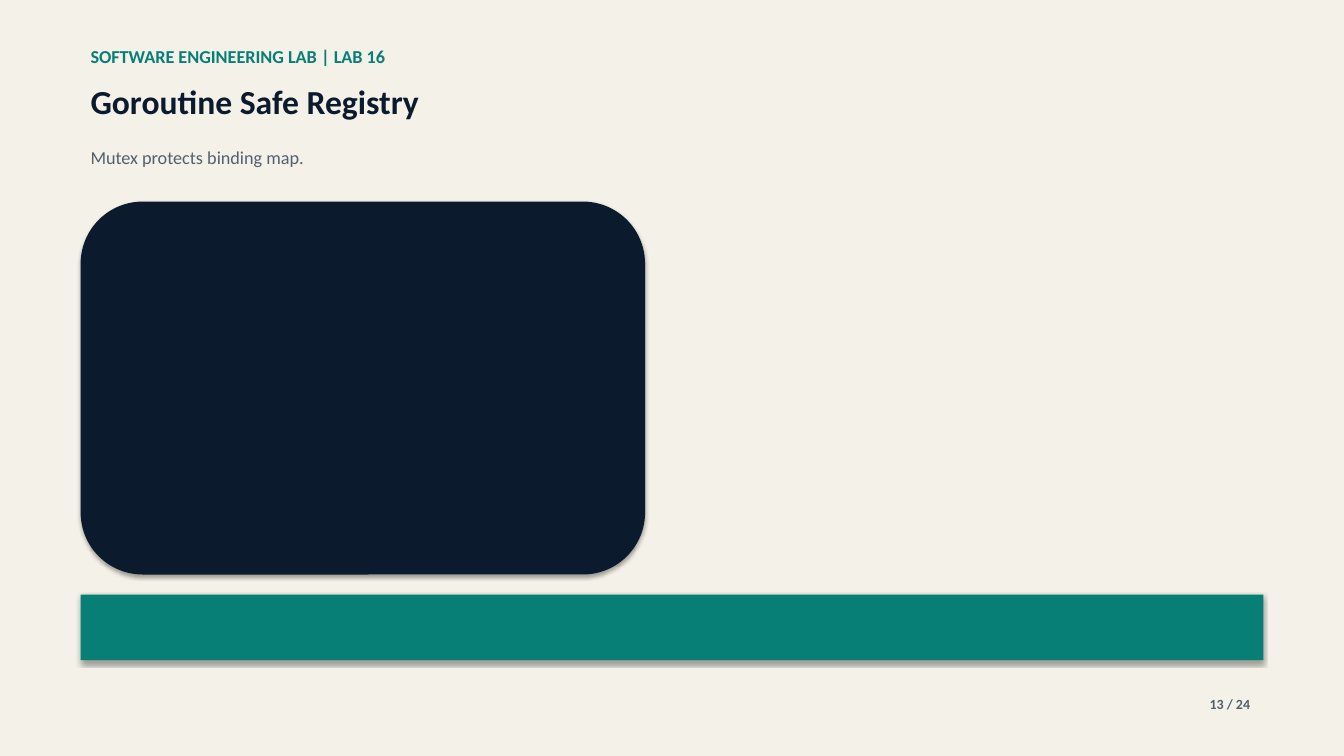
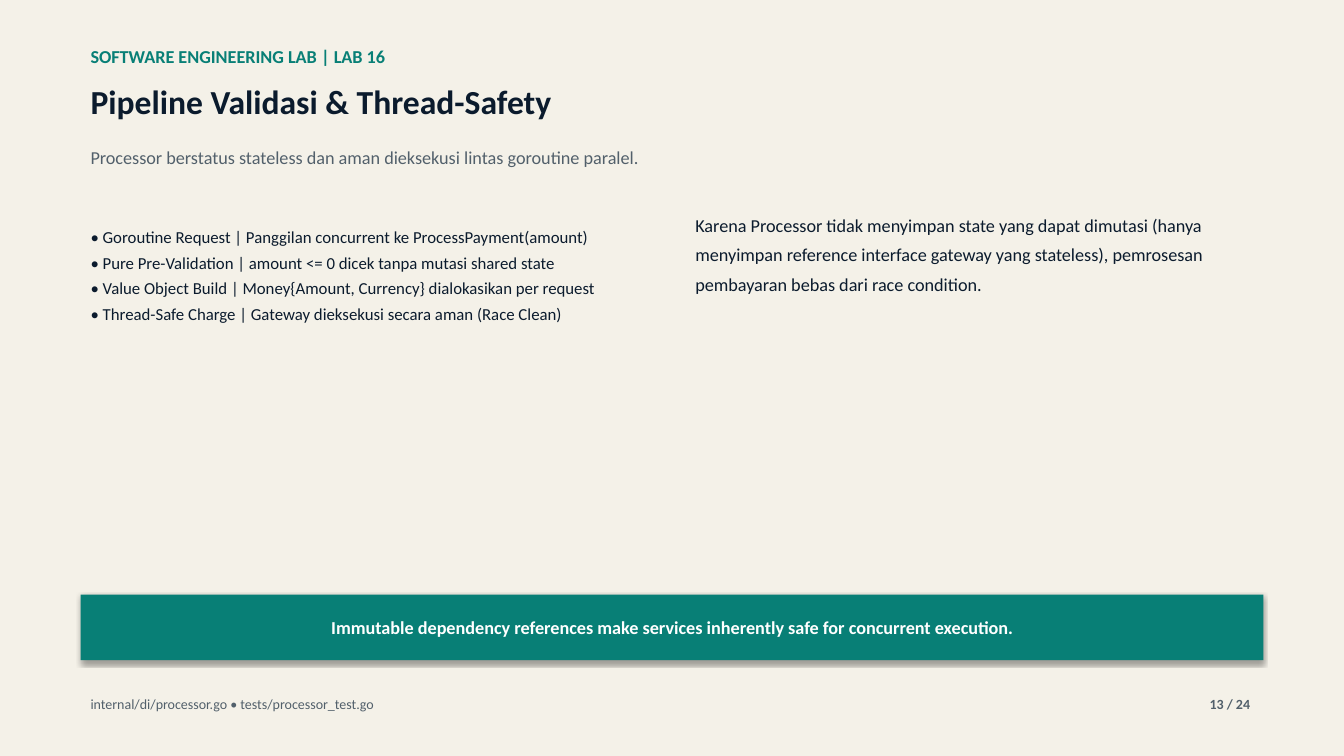
Before and after one commit to lukman-ss/software-engineering-lab, a slide deck: slide 13 of labs/16-dependency-injection/result/linkedin/lab-16-dependency-injection-carousel.pptx. Drawn at 1344x756 pixels with LibreOffice and Linux fonts; fonts in the diff are those of the drawing. Boxes give left, top, right and bottom in pixels: in the first picture for what was removed or moved away, otherwise in the second. Text is boxed around its words. In the diff, an @@ line names an element or a change of style, - is before the commit and + after.

Commit message:
feat: update lab 16 dependency injection content, presentation, and documentation artifacts

```diff
--- a/labs/16-dependency-injection/result/linkedin/lab-16-dependency-injection-carousel.pptx
+++ b/labs/16-dependency-injection/result/linkedin/lab-16-dependency-injection-carousel.pptx
@@ text at (91, 90, 552, 120): text changed @@
-Goroutine Safe Registry
+Pipeline Validasi & Thread-Safety
@@ text at (91, 151, 639, 167): text changed @@
-Mutex protects binding map.
+Processor berstatus stateless dan aman dieksekusi lintas goroutine paralel.
@@ text "• Goroutine Request | Panggilan ...": place and size @@
-text "• Goroutine Request | Panggilan ..." at (81, 202, 645, 575)
+text "• Goroutine Request | Panggilan ..." at (103, 231, 595, 323)
@@ text "• Goroutine Request | Panggilan ..." at (103, 231, 595, 323): fill #0B1B2D to none; shadow off @@
@@ text at (103, 231, 595, 323): text added @@
+• Goroutine Request | Panggilan concurrent ke ProcessPayment(amount)
+• Pure Pre-Validation | amount <= 0 dicek tanpa mutasi shared state
+• Value Object Build | Money{Amount, Currency} dialokasikan per request
+• Thread-Safe Charge | Gateway dieksekusi secara aman (Race Clean)
@@ text added at (695, 219, 1203, 294), 13 pt, text #0B1B2D @@
+Karena Processor tidak menyimpan state yang dapat dimutasi (hanya menyimpan reference interface gateway yang stateless), pemrosesan pembayaran bebas dari race condition.
@@ text in rectangle at (331, 621, 1013, 637): text added @@
+Immutable dependency references make services inherently safe for concurrent execution.
@@ text added at (91, 699, 373, 712), 10 pt, text #52606B @@
+internal/di/processor.go • tests/processor_test.go
```
Also in this commit, not shown: 16 other slides changed, 7 slides added, 7 slides removed, 7 other files.
